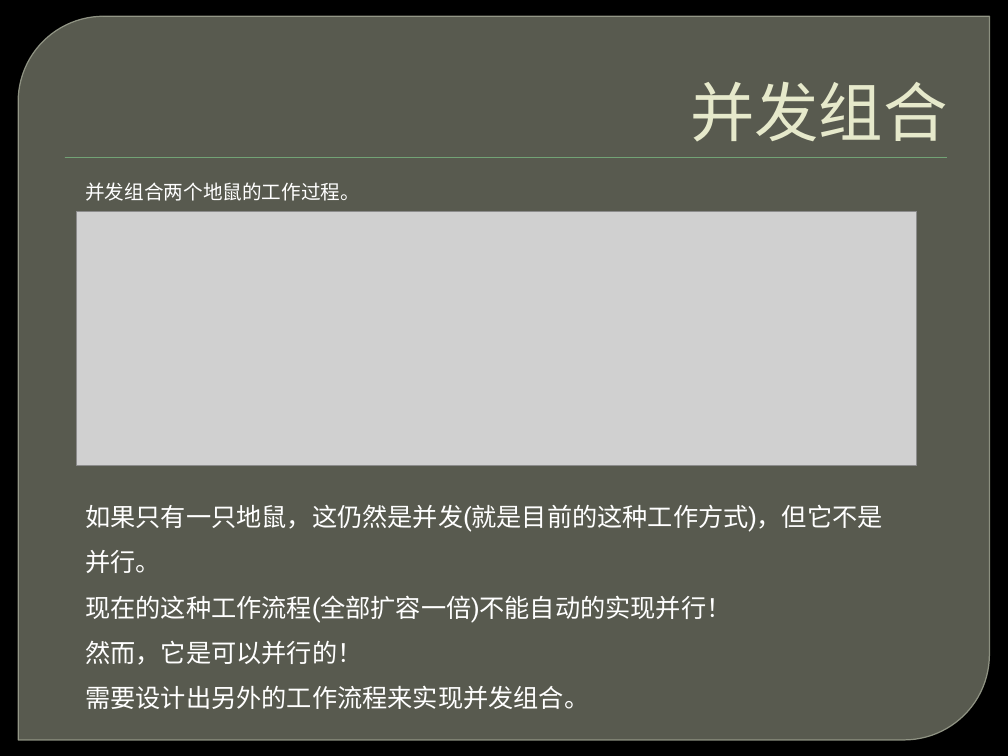
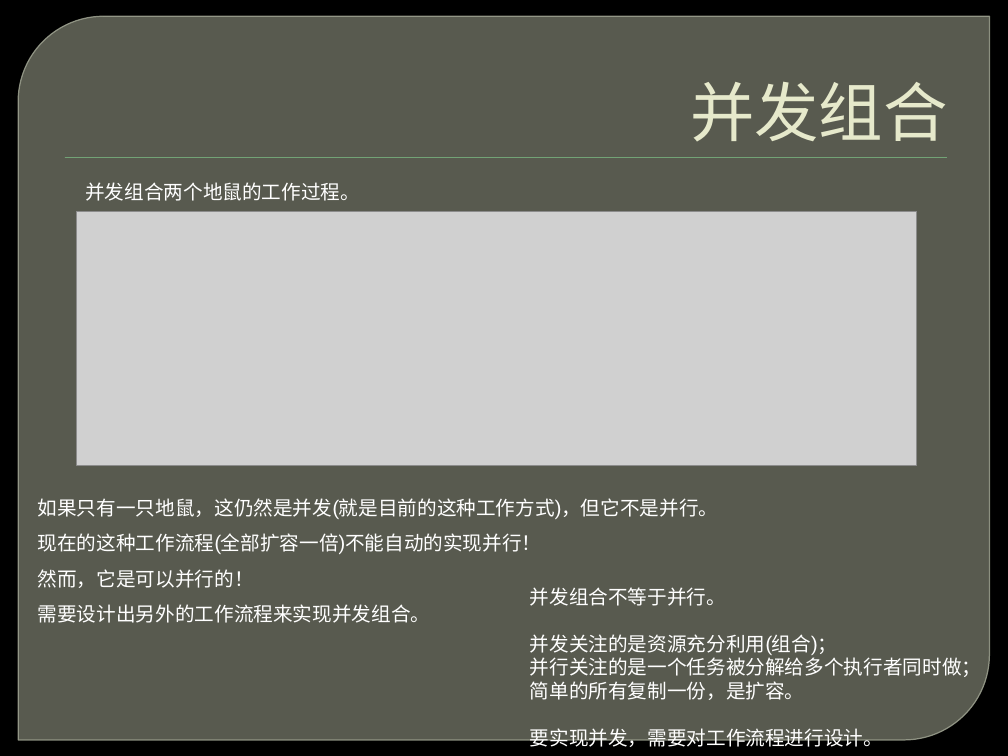
Before and after one commit to ghj1976/lecture, a slide deck: slide 20 of 并发不等于并行/并发不等于并行.pptx. Drawn at 1008x756 pixels with LibreOffice and Linux fonts; fonts in the diff are those of the drawing; grey boxes stand for pictures; background and template pictures are left out. Boxes give left, top, right and bottom in pixels: in the first picture for what was removed or moved away, otherwise in the second. Text is boxed around its words. In the diff, an @@ line names an element or a change of style, - is before the commit and + after.

```diff
--- a/并发不等于并行/并发不等于并行.pptx
+++ b/并发不等于并行/并发不等于并行.pptx
@@ text "如果只有一只地鼠，这仍然是并发(就是目前的这种工作方式)，但它不是并行。": place and size @@
-text "如果只有一只地鼠，这仍然是并发(就是目前的这种工作方式)，但它不是并行。" at [85, 505, 882, 709]
+text "如果只有一只地鼠，这仍然是并发(就是目前的这种工作方式)，但它不是并行。" at [38, 498, 719, 623]
@@ text "如果只有一只地鼠，这仍然是并发(就是目前的这种工作方式)，但它不是并行。" at [38, 498, 719, 623]: size 18 to 14 pt @@
@@ text added at [530, 587, 982, 751], 14 pt, text #FFFFFF @@
+并发组合不等于并行。
+并发关注的是资源充分利用(组合)；
+并行关注的是一个任务被分解给多个执行者同时做；
+简单的所有复制一份，是扩容。
+要实现并发，需要对工作流程进行设计。
```
Also in this commit, not shown: 17 other slides changed.
